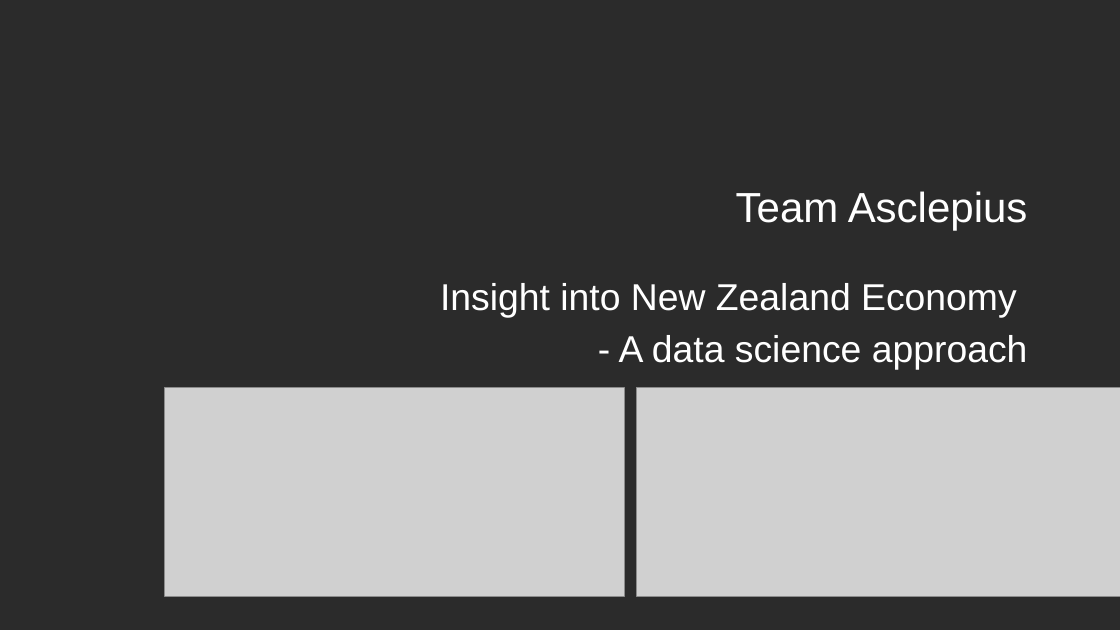
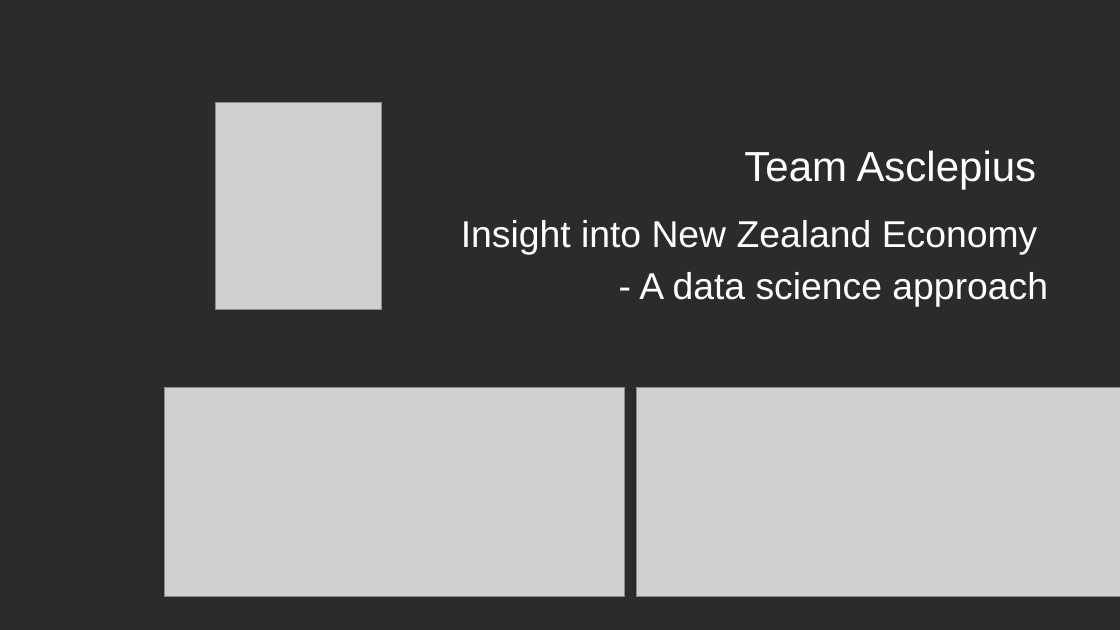
Before and after one commit to ansrali/data422-group-project, a slide deck: slide 1 of Group Project Presentation.pptx. Drawn at 1120x630 pixels with LibreOffice and Linux fonts; fonts in the diff are those of the drawing; grey boxes stand for pictures; background and template pictures are left out; a plain dark background stands for a picture behind light text. Boxes give left, top, right and bottom in pixels: in the first picture for what was removed or moved away, otherwise in the second. Text is boxed around its words. In the diff, an @@ line names an element or a change of style, - is before the commit and + after.

```diff
--- a/Group Project Presentation.pptx
+++ b/Group Project Presentation.pptx
@@ title "Team Asclepius": place and size @@
-title "Team Asclepius" at [736, 191, 1028, 231]
+title "Team Asclepius" at [744, 150, 1037, 189]
@@ picture added at [215, 103, 381, 310] @@
@@ subtitle "Insight into New Zealand Economy": place and size @@
-subtitle "Insight into New Zealand Economy" at [440, 283, 1028, 370]
+subtitle "Insight into New Zealand Economy" at [461, 220, 1048, 307]
```
Also in this commit, not shown: 5 other slides changed, 4 slides added, 3 slides removed.
